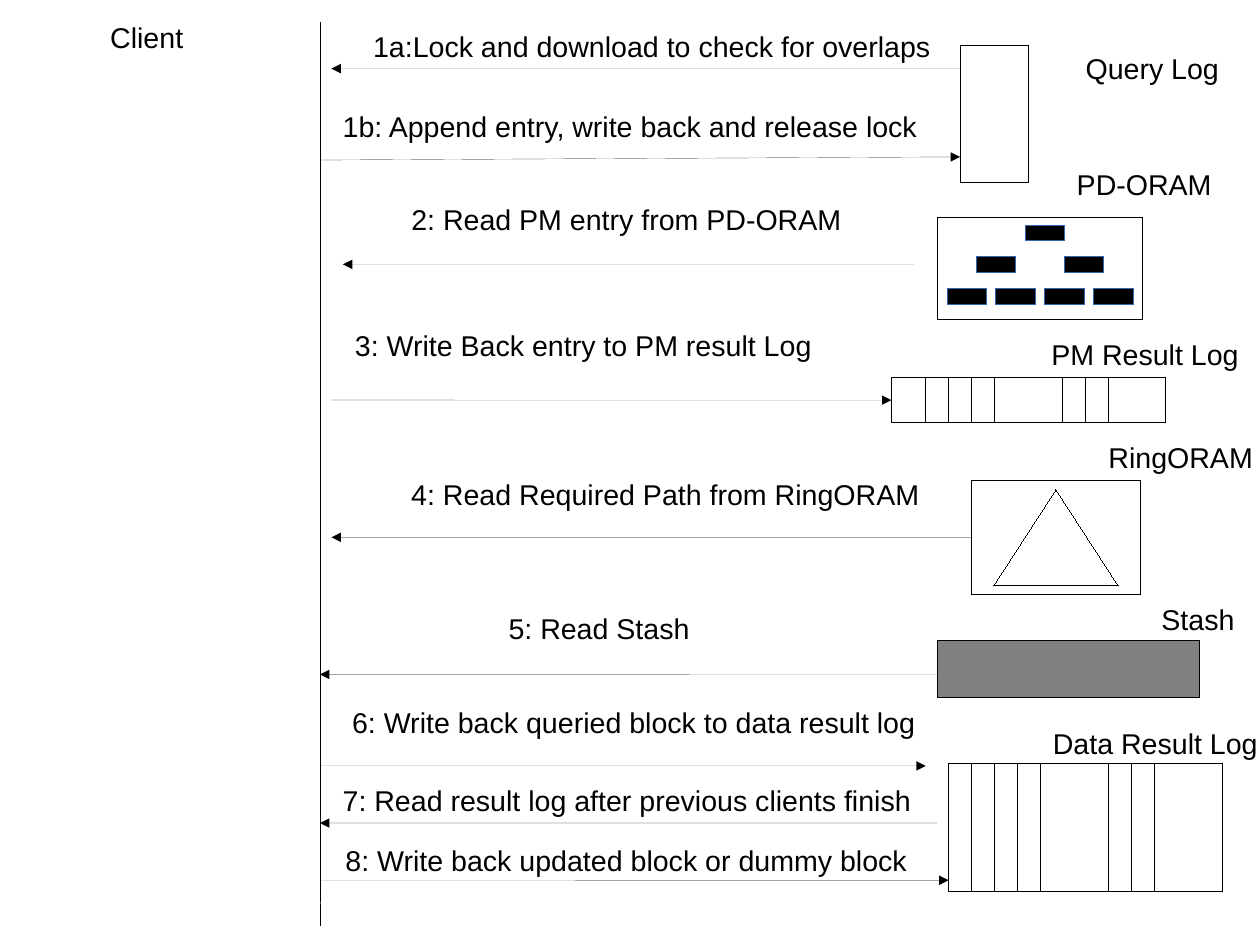
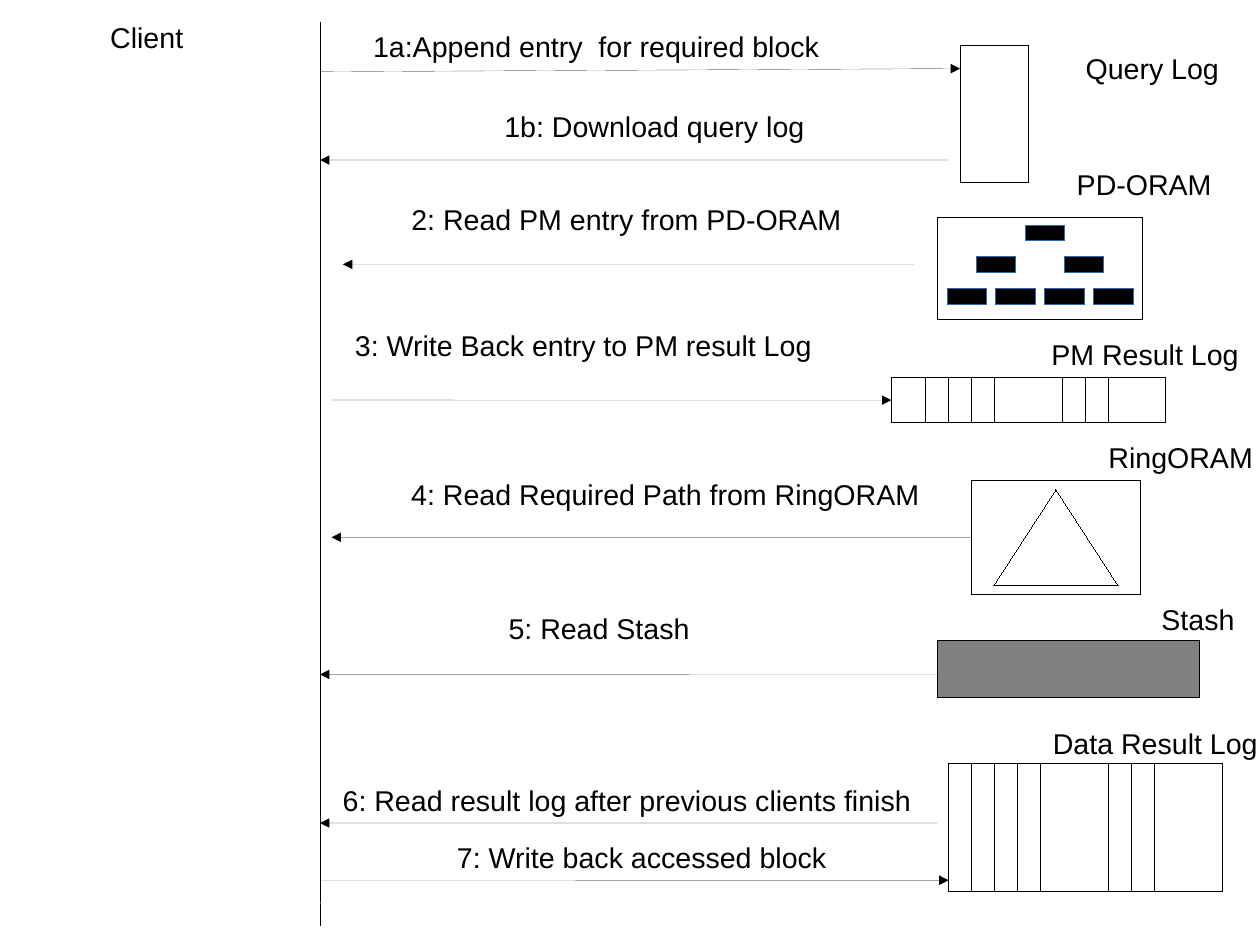
Before and after one commit to priyamsirohi/ORAM, a slide deck: slide 1 of paper/Slides/Query_overview.odp. Drawn at 1260x945 pixels with LibreOffice and Linux fonts; fonts in the diff are those of the drawing. Boxes give left, top, right and bottom in pixels: in the first picture for what was removed or moved away, otherwise in the second. Text is boxed around its words. In the diff, an @@ line names an element or a change of style, - is before the commit and + after.

```diff
--- a/paper/Slides/Query_overview.odp
+++ b/paper/Slides/Query_overview.odp
@@ text at (373, 36, 819, 62): text changed @@
-1a:Lock and download to check for overlaps
+1a:Append entry for required block
@@ arrow moved from (960, 69) - (332, 69) to (320, 72) - (960, 69) @@
@@ text removed at (343, 116, 917, 142) @@
-1b: Append entry, write back and release lock
@@ text added at (504, 116, 804, 142), 18 pt, text #000000 @@
+1b: Download query log
@@ arrow moved from (320, 160) - (960, 157) to (949, 160) - (320, 160) @@
@@ text removed at (352, 712, 915, 739) @@
-6: Write back queried block to data result log
@@ arrow removed from (320, 766) to (926, 766) @@
@@ text at (343, 790, 911, 817): text changed @@
-7: Read result log after previous clients finish
+6: Read result log after previous clients finish
@@ text at (457, 847, 827, 869): text changed @@
-8: Write back updated block or dummy block
+7: Write back accessed block
```
Also in this commit, not shown: 19 other files.
